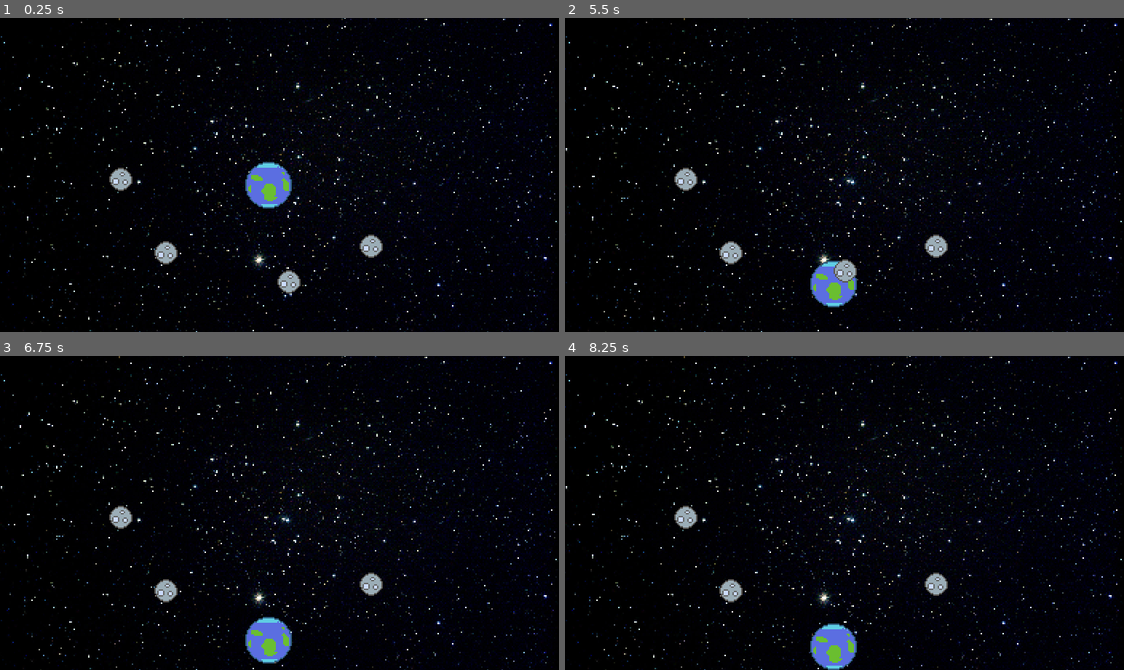
Above: before the commit, frames 1-4 (two rows, left to right).
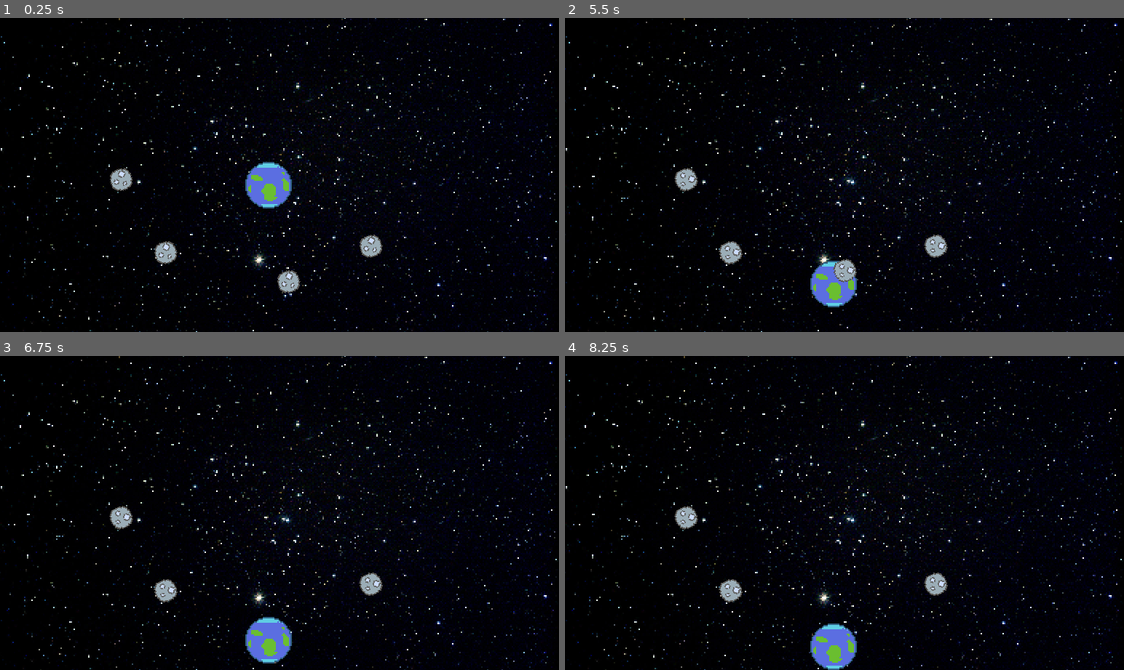
Above: after the commit, the same moments.

Repository: gabe00122/moon-shot-gamejam
Game: Godot game, scene res://scenes/main/Main.tscn
Same seed, same stepped clock (60 frames per second), same inputs: the game is played once before the commit and once after it.
Inputs (mouse positions are in pixels of both pictures, inside the frame that each line leads up to):
- Up to frame 1 (0.25 s): no input
- Up to frame 2 (5.5 s): move the mouse to (967, 159) at 0.52 s; hold Right (fire_right) 0.53-1.25 s; click (967, 159) at 0.67 s; drag from (732, 190) to (816, 237) at 1.27 s; move the mouse to (900, 105) at 2.02 s; hold Right (fire_right) 2.03-2.75 s; drag from (816, 237) to (676, 127) at 2.77 s; move the mouse to (1012, 222) at 3.52 s; hold Left (fire_left) 3.53-4.25 s; drag from (676, 127) to (833, 184) at 4.27 s; tap Enter at 5 s; move the mouse to (872, 175) at 5.02 s; hold S (down) from 5.03 s (still down); click (872, 175) at 5.17 s
- Up to frame 3 (6.75 s): release S (down) at 5.75 s; drag from (195, 434) to (167, 528) at 5.77 s; move the mouse to (402, 497) at 6.52 s; hold Up (fire_up) from 6.53 s (still down)
- Up to frame 4 (8.25 s): release Up (fire_up) at 7.25 s; tap Space at 7.25 s; drag from (732, 528) to (833, 638) at 7.27 s; tap Enter at 8 s; move the mouse to (900, 443) at 8.02 s; hold S (down) from 8.03 s (still down)

The runs differ from the first frame. In frame 1, 0.4% of the frame differs, in the area x 19-69%, y 47-88%; in frame 2, 0.5%, in the area x 19-69%, y 47-85%; in frame 3, 0.3%; in frame 4, 0.3%.

Commit message:
Tweaked logic

Diff:
--- a/project/entities/Planetoid.gd
+++ b/project/entities/Planetoid.gd
@@ -18,12 +18,15 @@
 	last_frame_linear_velocity = linear_velocity
 	var direction = get_input()
 
+	var amount_over := linear_velocity.length() - max_speed
+	if amount_over > 0:
+		_apply_movement_impules(linear_velocity.normalized() * -min(amount_over, acceleration * delta))
+
 	if direction.length() > 0:
-		apply_central_impulse(direction.normalized() * acceleration * delta)
+		_apply_movement_impules(direction.normalized() * acceleration * delta)
 
-func _integrate_forces(state):
-	if max_speed >= 0 && state.linear_velocity.length() > max_speed:
-		state.linear_velocity = state.linear_velocity.normalized() * max_speed
+func _apply_movement_impules(vec: Vector2) -> void:
+	apply_central_impulse(vec)
 
 func _on_collision(collision: Node) -> void:
 	_handle_bounce_sound(collision)
--- a/project/entities/moon/Moon.gd
+++ b/project/entities/moon/Moon.gd
@@ -4,30 +4,26 @@
 var orbit_target: Planetoid = null setget set_orbit_target
 var orbit_target_offset := Vector2.ZERO
 var orbit_target_velocity := Vector2.ZERO
+var orbit_rotation := 0.0
+var orbit_angular_velocity := 0.0
+
 
 func set_orbit_target(new_target: Planetoid):
 	orbit_target = new_target
 	orbit_target_offset = global_position - new_target.global_position
 	orbit_target_velocity = (linear_velocity - new_target.linear_velocity) / 60
+
+	orbit_rotation = rotation
+	orbit_angular_velocity = angular_velocity / 60
+
 	custom_integrator = true
 	can_sleep = false
-	#call_deferred("_deferred_set_target", new_target)
 
 func fire(direction: Vector2):
 	orbit_target = null
 	custom_integrator = false
 	can_sleep = true
 	apply_central_impulse(direction * 60)
-
-
-#func _deferred_set_target(new_target):
-#	if new_target != null:
-#		orbit_target_offset = position - new_target.position
-#		orbit_target_velocity = (linear_velocity - new_target.linear_velocity) / 60
-#		mode = RigidBody2D.MODE_KINEMATIC
-#	else:
-#		last_position = global_position
-#		mode = RigidBody2D.MODE_RIGID
 
 func _integrate_forces(state: Physics2DDirectBodyState):
 	if orbit_target != null && custom_integrator:
@@ -36,8 +32,8 @@
 
 		if orbit_target_offset.length() > 30:
 			orbit_target_velocity *= 0.98
-		#global_position = orbit_target.global_position + orbit_target_offset
-		state.transform = Transform2D(0, orbit_target.global_position + orbit_target_offset)
+
+		orbit_rotation += orbit_angular_velocity
+
+		state.transform = Transform2D(orbit_rotation, orbit_target.global_position + orbit_target_offset)
 		state.linear_velocity = Vector2.ZERO
-
-		#z_index = -1 if inverse_z_index == (orbit_target_velocity.angle() > 0) else 1
--- a/project/entities/moon/Moon.tscn
+++ b/project/entities/moon/Moon.tscn
@@ -12,12 +12,13 @@
 
 [node name="Moon" type="RigidBody2D"]
 collision_layer = 16
-collision_mask = 27
+collision_mask = 11
 mass = 0.25
 physics_material_override = SubResource( 1 )
 continuous_cd = 2
 contacts_reported = 2
 contact_monitor = true
+angular_velocity = 10.0
 script = ExtResource( 2 )
 max_speed = 300.0
 acceleration = 10.0
